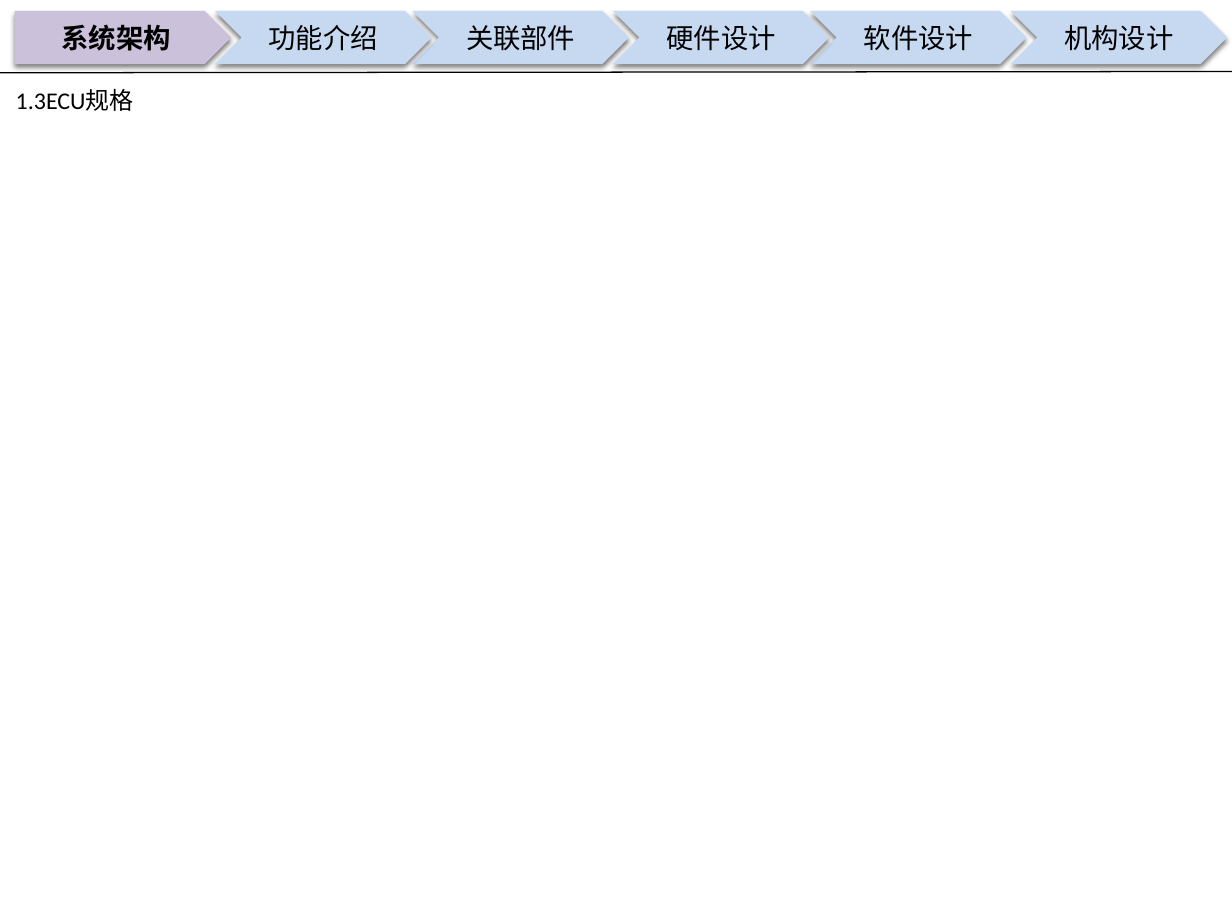
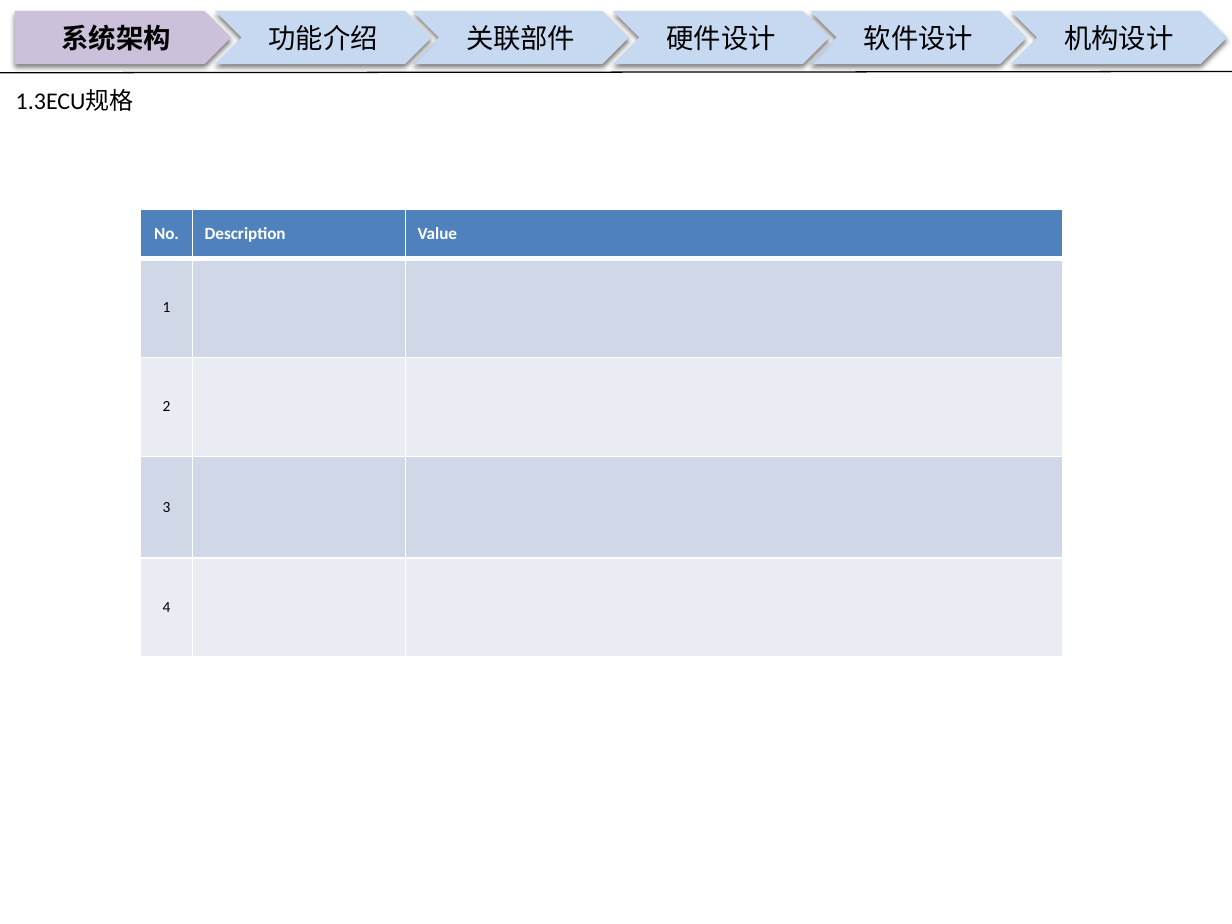
Before and after one commit to guruquan887/VAD01, a slide deck: slide 4 of 01需求分析/docs/specs/00APU设计构想书-VAD01-20180126.pptx. Drawn at 1232x924 pixels with LibreOffice and Linux fonts; fonts in the diff are those of the drawing; background and template pictures are left out. Boxes give left, top, right and bottom in pixels: in the first picture for what was removed or moved away, otherwise in the second. Text is boxed around its words. In the diff, an @@ line names an element or a change of style, - is before the commit and + after.

```diff
--- a/01需求分析/docs/specs/00APU设计构想书-VAD01-20180126.pptx
+++ b/01需求分析/docs/specs/00APU设计构想书-VAD01-20180126.pptx
@@ table added at (140,209,1062,657), 5 rows, 3 columns @@
+No. | Description | Value
+1 |  | 
+2 |  | 
+3 |  | 
+4 |  | 
```
Also in this commit, not shown: 1 other slide changed, 1 slide added, 1 other file.
